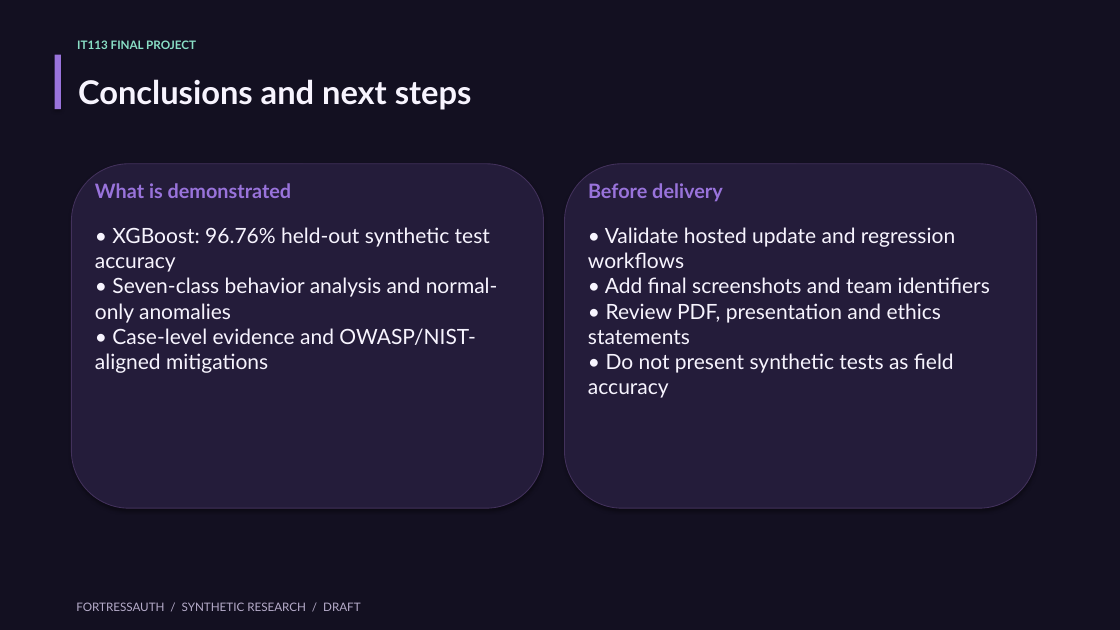
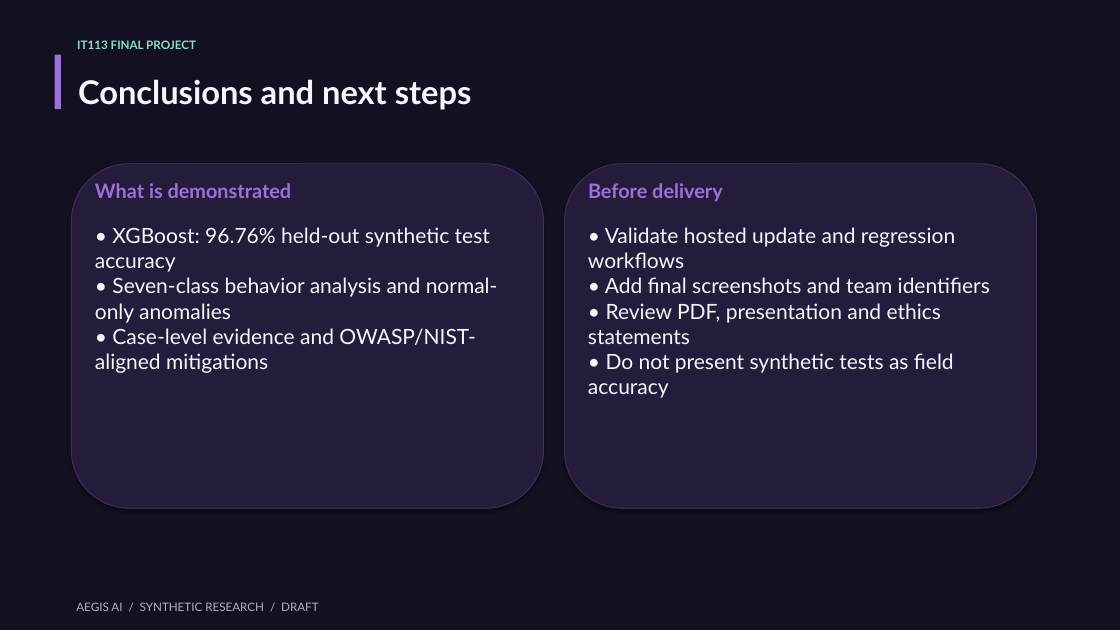
Before and after one commit to reojohn/TankWeb, a slide deck: slide 13 of public/assessment/it113_final_presentation_draft.pptx. Drawn at 1120x630 pixels with LibreOffice and Linux fonts; fonts in the diff are those of the drawing. Boxes give left, top, right and bottom in pixels: in the first picture for what was removed or moved away, otherwise in the second. Text is boxed around its words. In the diff, an @@ line names an element or a change of style, - is before the commit and + after.

```diff
--- a/public/assessment/it113_final_presentation_draft.pptx
+++ b/public/assessment/it113_final_presentation_draft.pptx
@@ text at [76, 602, 318, 611]: text changed @@
-FORTRESSAUTH / SYNTHETIC RESEARCH / DRAFT
+AEGIS AI / SYNTHETIC RESEARCH / DRAFT
```
Also in this commit, not shown: 13 other slides changed, 8 other files.
